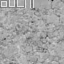
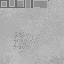
Layers edited between the first and the second (64, 64) image:
"rock_stones_0108_01_s.jpg": opacity 100% → 48%, painted on it over (0, 0, 64, 64)
"highlight": opacity 61% → 31%, painted on it over (1, 0, 48, 8)
